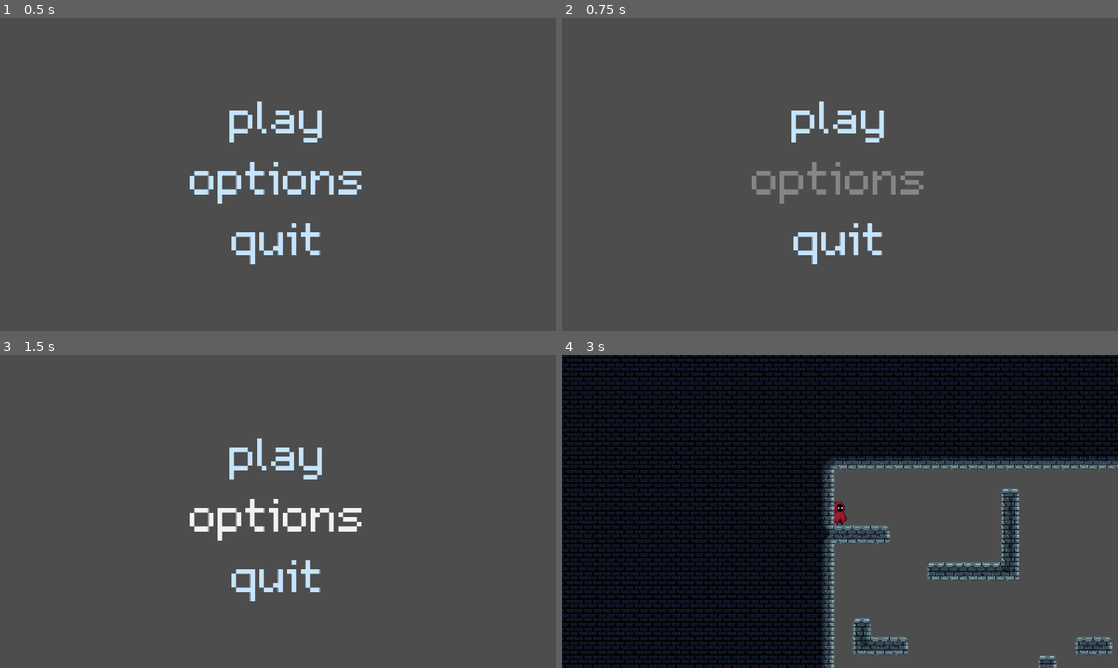
Above: before the commit, frames 1-4 (two rows, left to right).
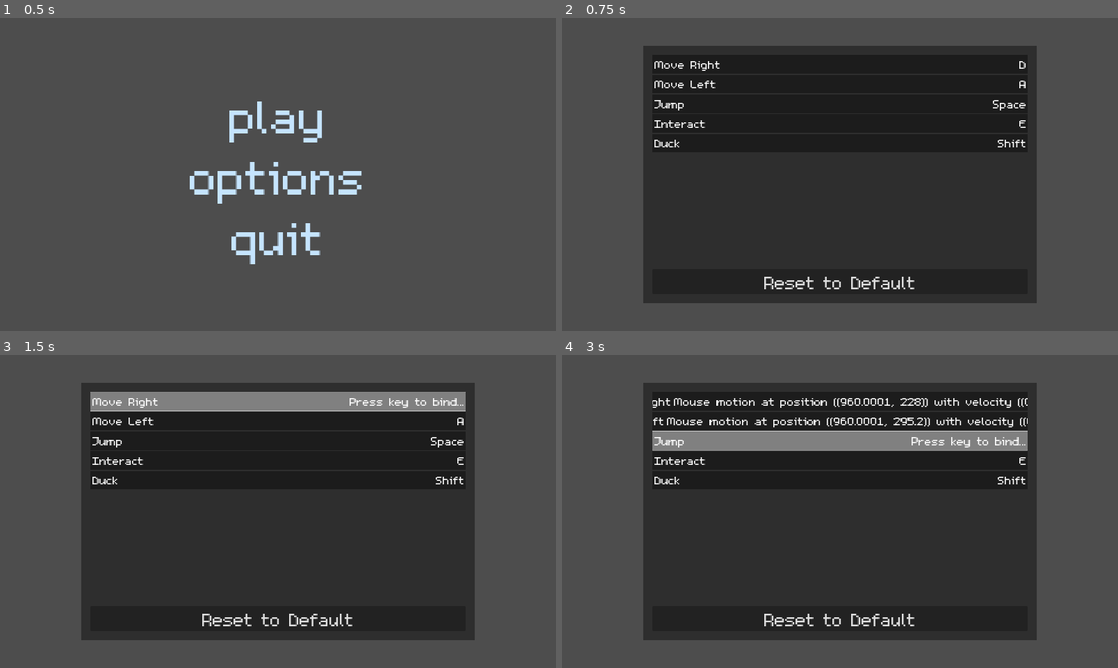
Above: after the commit, the same moments.

Repository: eagely/minicave
Game: Godot game, scene res://main.tscn
Same seed, same stepped clock (60 frames per second), same inputs: the game is played once before the commit and once after it.
Inputs (mouse positions are in pixels of both pictures, inside the frame that each line leads up to):
- Up to frame 1 (0.5 s): no input
- Up to frame 2 (0.75 s): click "options" at 0.5 s
- Up to frame 3 (1.5 s): click (278, 401) at 1.27 s
- Up to frame 4 (3 s): click (840, 420) at 2.02 s; click (840, 439) at 2.77 s

Frame 1 is identical in both runs. In frame 2, 58% of the frame differs, in the area x 14-86%, y 8-92%; in frame 3, 58%; in frame 4, 77%, in the area x 0-100%, y 0-100%.

Commit message:
Add keybind remapping

Diff:
--- /dev/null
+++ b/input_button.tscn
@@ -0,0 +1,54 @@
+[gd_scene load_steps=4 format=3 uid="uid://m8y8lml1kf11"]
+
+[ext_resource type="FontFile" uid="uid://d2nanr55e7tpq" path="res://assets/fonts/m5x7.ttf" id="1_8c2fu"]
+
+[sub_resource type="StyleBoxFlat" id="StyleBoxFlat_6a2s7"]
+bg_color = Color(0, 0, 0, 0.392157)
+
+[sub_resource type="StyleBoxFlat" id="StyleBoxFlat_cdnqw"]
+bg_color = Color(1, 1, 1, 0.392157)
+
+[node name="InputButton" type="Button"]
+custom_minimum_size = Vector2(0, 64)
+anchors_preset = 10
+anchor_right = 1.0
+grow_horizontal = 2
+theme_override_styles/normal = SubResource("StyleBoxFlat_6a2s7")
+theme_override_styles/hover = SubResource("StyleBoxFlat_cdnqw")
+theme_override_styles/pressed = SubResource("StyleBoxFlat_cdnqw")
+
+[node name="MarginContainer" type="MarginContainer" parent="."]
+layout_mode = 1
+anchors_preset = 15
+anchor_right = 1.0
+anchor_bottom = 1.0
+grow_horizontal = 2
+grow_vertical = 2
+theme_override_constants/margin_left = 8
+theme_override_constants/margin_top = -3
+theme_override_constants/margin_right = 4
+theme_override_constants/margin_bottom = 0
+
+[node name="HBoxContainer" type="HBoxContainer" parent="MarginContainer"]
+layout_mode = 2
+
+[node name="LabelAction" type="Label" parent="MarginContainer/HBoxContainer"]
+layout_mode = 2
+mouse_filter = 1
+theme_override_fonts/font = ExtResource("1_8c2fu")
+theme_override_font_sizes/font_size = 64
+text = "action name"
+vertical_alignment = 1
+
+[node name="Spacer" type="Control" parent="MarginContainer/HBoxContainer"]
+layout_mode = 2
+size_flags_horizontal = 3
+mouse_filter = 1
+
+[node name="LabelInput" type="Label" parent="MarginContainer/HBoxContainer"]
+layout_mode = 2
+mouse_filter = 1
+theme_override_fonts/font = ExtResource("1_8c2fu")
+theme_override_font_sizes/font_size = 64
+text = "input key"
+vertical_alignment = 1
--- /dev/null
+++ b/keybind_menu.tscn
@@ -0,0 +1,57 @@
+[gd_scene load_steps=4 format=3 uid="uid://w2gyww87g5j3"]
+
+[ext_resource type="PackedScene" uid="uid://m8y8lml1kf11" path="res://input_button.tscn" id="1_2b0sf"]
+[ext_resource type="Script" path="res://src/keybind_menu.gd" id="1_iigj6"]
+[ext_resource type="FontFile" uid="uid://d2nanr55e7tpq" path="res://assets/fonts/m5x7.ttf" id="3_8kqhg"]
+
+[node name="KeybindMenu" type="Control"]
+layout_mode = 3
+anchors_preset = 15
+anchor_right = 1.0
+anchor_bottom = 1.0
+grow_horizontal = 2
+grow_vertical = 2
+script = ExtResource("1_iigj6")
+
+[node name="PanelContainer" type="PanelContainer" parent="."]
+layout_mode = 1
+anchors_preset = 8
+anchor_left = 0.5
+anchor_top = 0.5
+anchor_right = 0.5
+anchor_bottom = 0.5
+offset_left = -680.0
+offset_top = -444.0
+offset_right = 680.0
+offset_bottom = 444.0
+grow_horizontal = 2
+grow_vertical = 2
+
+[node name="MarginContainer" type="MarginContainer" parent="PanelContainer"]
+layout_mode = 2
+theme_override_constants/margin_left = 32
+theme_override_constants/margin_top = 32
+theme_override_constants/margin_right = 32
+theme_override_constants/margin_bottom = 32
+
+[node name="VBoxContainer" type="VBoxContainer" parent="PanelContainer/MarginContainer"]
+layout_mode = 2
+
+[node name="ScrollContainer" type="ScrollContainer" parent="PanelContainer/MarginContainer/VBoxContainer"]
+layout_mode = 2
+size_flags_vertical = 3
+
+[node name="ActionList" type="VBoxContainer" parent="PanelContainer/MarginContainer/VBoxContainer/ScrollContainer"]
+layout_mode = 2
+size_flags_horizontal = 3
+
+[node name="InputButton" parent="PanelContainer/MarginContainer/VBoxContainer/ScrollContainer/ActionList" instance=ExtResource("1_2b0sf")]
+layout_mode = 2
+
+[node name="ResetButton" type="Button" parent="PanelContainer/MarginContainer/VBoxContainer"]
+layout_mode = 2
+theme_override_fonts/font = ExtResource("3_8kqhg")
+theme_override_font_sizes/font_size = 96
+text = "Reset to Default"
+
+[connection signal="pressed" from="PanelContainer/MarginContainer/VBoxContainer/ResetButton" to="." method="_on_reset_button_pressed"]
--- a/main.tscn
+++ b/main.tscn
@@ -1,10 +1,11 @@
-[gd_scene load_steps=6 format=3 uid="uid://b3weat1gqoefh"]
+[gd_scene load_steps=7 format=3 uid="uid://b3weat1gqoefh"]
 
 [ext_resource type="PackedScene" uid="uid://bukr5hyq68ulg" path="res://menu.tscn" id="1_0kc2i"]
 [ext_resource type="Script" path="res://src/main.gd" id="1_rwanx"]
 [ext_resource type="PackedScene" uid="uid://dxuaxee66xh0s" path="res://player.tscn" id="1_sfphe"]
 [ext_resource type="PackedScene" uid="uid://hh2806lqpc2u" path="res://mob.tscn" id="4_x0pux"]
 [ext_resource type="PackedScene" uid="uid://c6vbsu06m5n2" path="res://level.tscn" id="5_ejken"]
+[ext_resource type="PackedScene" uid="uid://w2gyww87g5j3" path="res://keybind_menu.tscn" id="6_kmhoo"]
 
 [node name="Main" type="Node"]
 script = ExtResource("1_rwanx")
@@ -18,6 +19,17 @@
 
 [node name="Level" parent="." instance=ExtResource("5_ejken")]
 
-[node name="Menu" parent="." instance=ExtResource("1_0kc2i")]
+[node name="UI" type="CanvasLayer" parent="."]
+layer = 0
 
-[connection signal="start_game" from="Menu" to="." method="_on_menu_start_game"]
+[node name="Menu" parent="UI" instance=ExtResource("1_0kc2i")]
+offset_left = -304.0
+offset_top = -308.5
+offset_right = 304.0
+offset_bottom = 308.5
+
+[node name="KeybindMenu" parent="UI" instance=ExtResource("6_kmhoo")]
+visible = false
+
+[connection signal="open_keybinds" from="UI/Menu" to="." method="_on_menu_open_keybinds"]
+[connection signal="start_game" from="UI/Menu" to="." method="_on_menu_start_game"]
--- /dev/null
+++ b/src/keybind_menu.gd
@@ -0,0 +1,71 @@
+extends Control
+
+@onready var input_button_scene = preload("res://input_button.tscn")
+@onready var action_list = $PanelContainer/MarginContainer/VBoxContainer/ScrollContainer/ActionList
+
+var is_remapping = false
+var action_to_remap = null
+var remapping_button = null
+
+var input_actions = {
+	"move_right": "Move Right",
+	"move_left": "Move Left",
+	"jump": "Jump",
+	"interact": "Interact",
+	"duck": "Duck"
+}
+# Called when the node enters the scene tree for the first time.
+func _ready():
+	create_action_list()
+
+
+# Called every frame. 'delta' is the elapsed time since the previous frame.
+func _process(delta):
+	pass
+
+func create_action_list():
+	InputMap.load_from_project_settings()
+	for item in action_list.get_children():
+		item.queue_free()
+
+	for action in input_actions:
+		var button = input_button_scene.instantiate()
+		var action_label = button.find_child("LabelAction")
+		var input_label = button.find_child("LabelInput")
+
+		action_label.text = input_actions[action]
+
+		var events = InputMap.action_get_events(action)
+		if events.size() > 0:
+			input_label.text = events[0].as_text().trim_suffix(" (Physical)")
+		else:
+			input_label.text = ""
+
+		action_list.add_child(button)
+		button.pressed.connect(_on_input_button_pressed.bind(button, action))
+
+func _on_input_button_pressed(button, action):
+	if !is_remapping:
+		is_remapping = true
+		action_to_remap = action
+		remapping_button = button
+		button.find_child("LabelInput").text = "Press key to bind..."
+
+func _input(event):
+	if is_remapping:
+		if event is InputEvent or (event is InputEventMouseButton and event.pressed) and not event is InputEventMouseMotion:
+			if event is InputEventMouseButton and event.double_click:
+				event.double_click = false
+
+
+			InputMap.action_erase_events(action_to_remap)
+			InputMap.action_add_event(action_to_remap, event)
+			remapping_button.find_child("LabelInput").text = event.as_text().trim_suffix(" (Physical)")
+			is_remapping = false
+			action_to_remap = null
+			remapping_button = null
+			accept_event()
+
+
+func _on_reset_button_pressed():
+	create_action_list()
--- a/src/main.gd
+++ b/src/main.gd
@@ -2,11 +2,13 @@
 
 var in_game = false
 var menu
+var keybinds
 var level
 var player
 
 func _ready():
-	menu = $Menu
+	menu = $UI/Menu
+	keybinds = $UI/KeybindMenu
 	level = $Level
 	player = $Player
 	level.visible = false
@@ -24,6 +26,11 @@
 		start()
 		in_game = true
 
+func _on_menu_open_keybinds():
+	pause()
+	menu.hide()
+	keybinds.show()
+
 func start():
 	player.start($StartPosition.position)
 	unpause()
@@ -31,6 +38,7 @@
 func pause():
 	player.pause()
 	level.hide()
+	keybinds.hide()
 	menu.show()
 
 func unpause():
--- a/src/menu.gd
+++ b/src/menu.gd
@@ -1,6 +1,7 @@
 extends Control
 
 signal start_game
+signal open_keybinds
 
 func _ready():
 	pass
@@ -15,7 +16,7 @@
 
 
 func _on_options_pressed():
-	pass
+	emit_signal("open_keybinds")
 
 
 func _on_quit_pressed():
